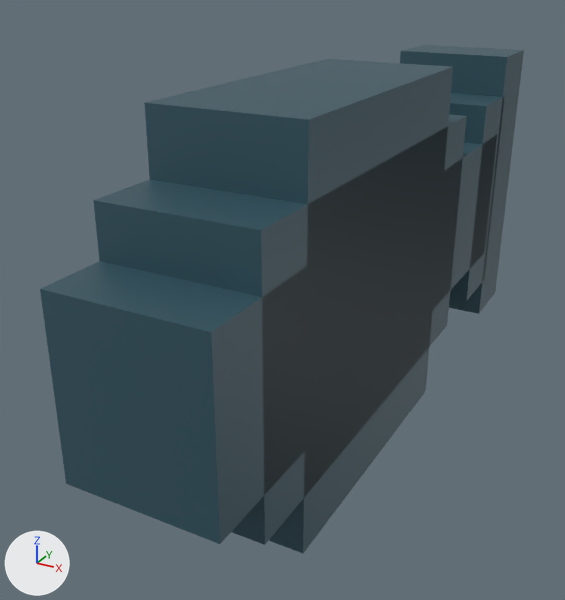
An edit to the Blender file Assets/Models/fish.blend, drawn before and after from the same camera.
The view is the same before and after, from a 50 mm lens placed at (0.232, -1.661, 0.215), pointed at (-0.043, -1.16, -0.036). Lighting does not change. The marker at lower left points along +X, +Y and +Z.
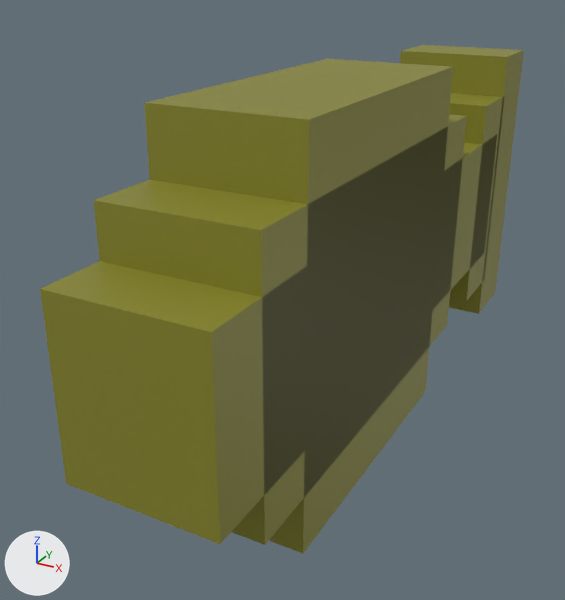
Where the change shows, as pixel boxes [x1, y1, x2, y2] in the pictures (565 x 600 px):
'Cube.010', recoloured (cyan to yellow)
    both: [40, 135, 497, 544]
'Cube.013', recoloured (cyan to yellow)
    both: [144, 59, 453, 553]
'Cube.009', recoloured (cyan to yellow)
    both: [93, 114, 467, 545]
'Cube.011', recoloured (cyan to yellow)
    both: [400, 45, 524, 314]
'Cube.012', recoloured (cyan to yellow)
    both: [449, 93, 505, 301]

Patch to the scene script:
```diff
--- a/Assets/Models/fish.blend.py
+++ b/Assets/Models/fish.blend.py
@@ mat_material_003 @@
 mat_material_003 = principled_material('Material.003')
-mat_material_003.base_color = (0.0307, 0.0863, 0.115)  # dark cyan #31535f
+mat_material_003.base_color = (0.246, 0.24, 0.022)  # yellow #888629
```
